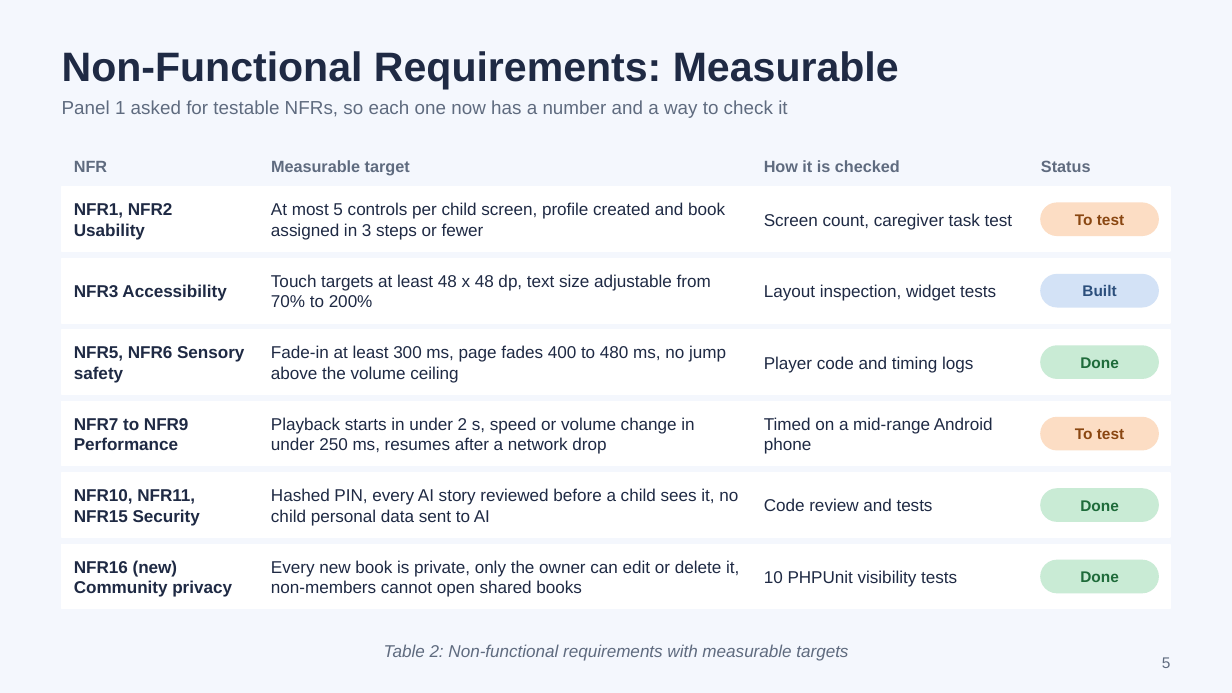
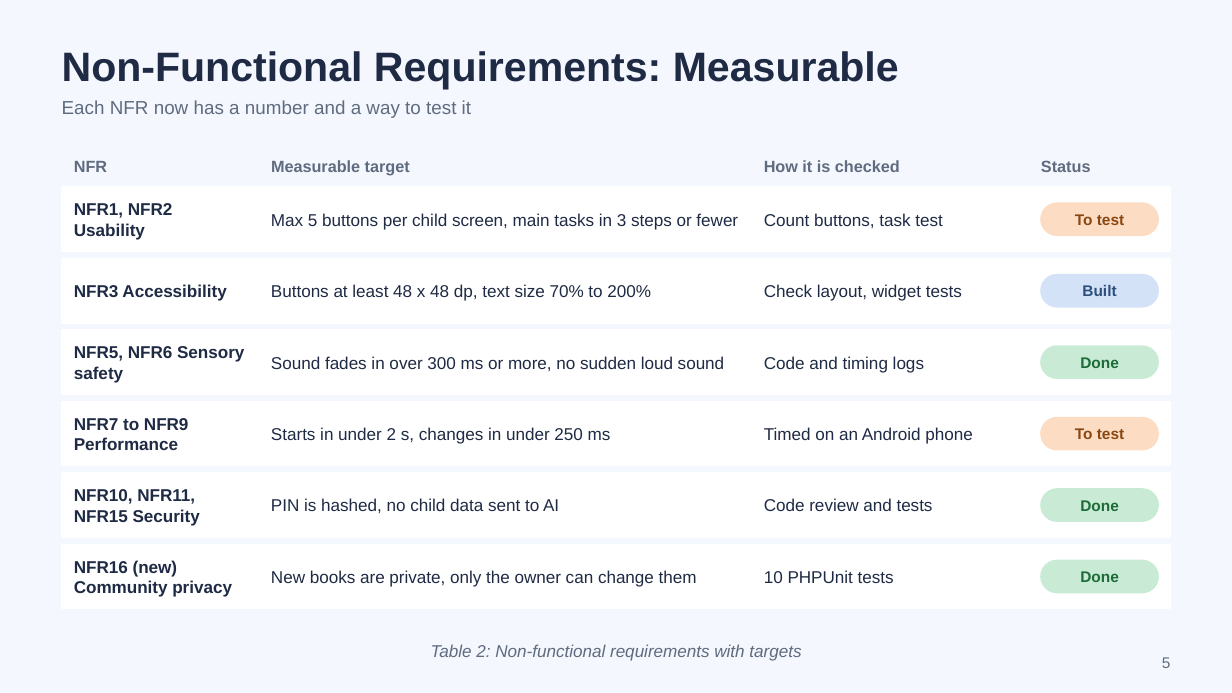
Before and after one commit to scz912/autism_audiobook, a slide deck: slide 5 of deliverables/Visual_Playlist_AP2_Progress.pptx. Drawn at 1232x693 pixels with LibreOffice and Linux fonts; fonts in the diff are those of the drawing. Boxes give left, top, right and bottom in pixels: in the first picture for what was removed or moved away, otherwise in the second. Text is boxed around its words. In the diff, an @@ line names an element or a change of style, - is before the commit and + after.

```diff
--- a/deliverables/Visual_Playlist_AP2_Progress.pptx
+++ b/deliverables/Visual_Playlist_AP2_Progress.pptx
@@ text at [62, 100, 471, 118]: text changed @@
-Panel 1 asked for testable NFRs, so each one now has a number and a way to check it
+Each NFR now has a number and a way to test it
@@ text at [271, 213, 738, 230]: text changed @@
-At most 5 controls per child screen, profile created and book assigned in 3 steps or fewer
+Max 5 buttons per child screen, main tasks in 3 steps or fewer
@@ text at [764, 213, 942, 228]: text changed @@
-Screen count, caregiver task test
+Count buttons, task test
@@ text at [271, 284, 651, 301]: text changed @@
-Touch targets at least 48 x 48 dp, text size adjustable from 70% to 200%
+Buttons at least 48 x 48 dp, text size 70% to 200%
@@ text at [764, 284, 962, 301]: text changed @@
-Layout inspection, widget tests
+Check layout, widget tests
@@ text at [271, 356, 725, 371]: text changed @@
-Fade-in at least 300 ms, page fades 400 to 480 ms, no jump above the volume ceiling
+Sound fades in over 300 ms or more, no sudden loud sound
@@ text at [764, 356, 924, 373]: text changed @@
-Player code and timing logs
+Code and timing logs
@@ text at [271, 427, 611, 444]: text changed @@
-Playback starts in under 2 s, speed or volume change in under 250 ms, resumes after a network drop
+Starts in under 2 s, changes in under 250 ms
@@ text at [764, 427, 972, 444]: text changed @@
-Timed on a mid-range Android phone
+Timed on an Android phone
@@ text at [271, 498, 559, 513]: text changed @@
-Hashed PIN, every AI story reviewed before a child sees it, no child personal data sent to AI
+PIN is hashed, no child data sent to AI
@@ text at [271, 570, 697, 587]: text changed @@
-Every new book is private, only the owner can edit or delete it, non-members cannot open shared books
+New books are private, only the owner can change them
@@ text at [764, 570, 894, 583]: text changed @@
-10 PHPUnit visibility tests
+10 PHPUnit tests
@@ text at [431, 644, 801, 661]: text changed @@
-Table 2: Non-functional requirements with measurable targets
+Table 2: Non-functional requirements with targets
```
Also in this commit, not shown: 16 other slides changed, 1 other file.
